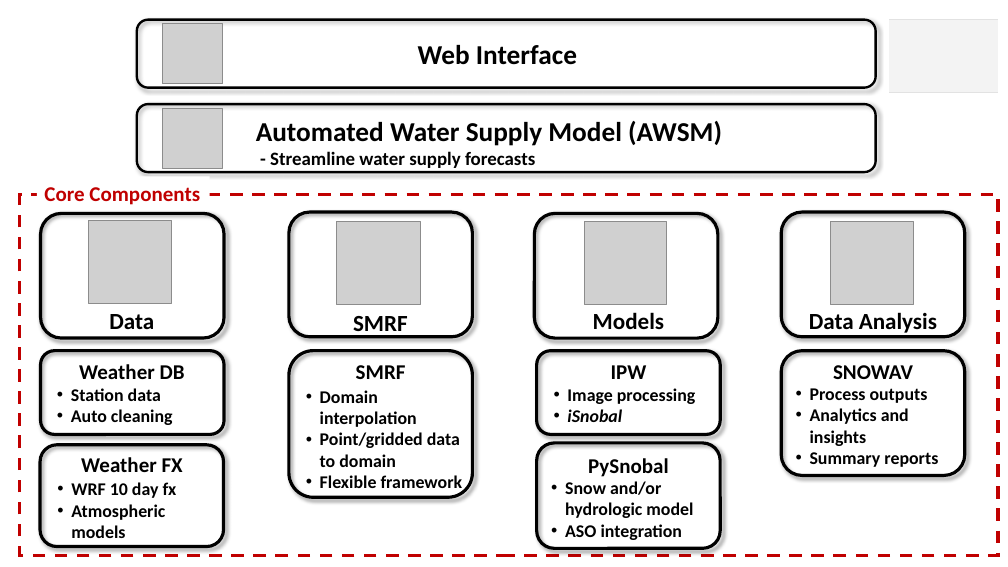
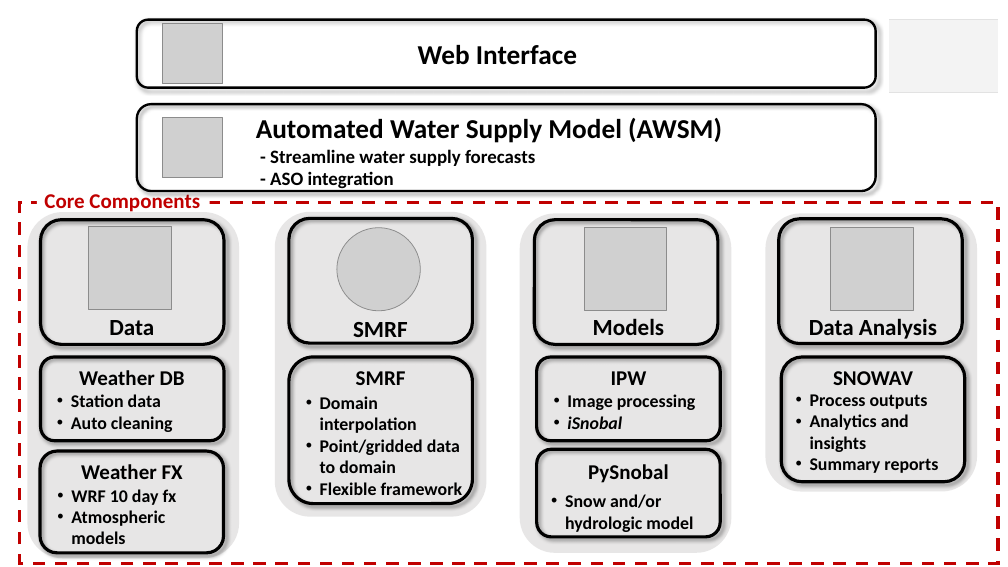
Before and after one commit to USDA-ARS-NWRC/repo_summaries, a slide deck: slide 1 of ModelSystemOverview.pptx. Drawn at 1008x567 pixels with LibreOffice and Linux fonts; fonts in the diff are those of the drawing; grey boxes stand for pictures. Boxes give left, top, right and bottom in pixels: in the first picture for what was removed or moved away, otherwise in the second. Text is boxed around its words. In the diff, an @@ line names an element or a change of style, - is before the commit and + after.

Commit message:
some more formatting, moved ASO integration up to the awsm box

```diff
--- a/ModelSystemOverview.pptx
+++ b/ModelSystemOverview.pptx
@@ rounded rectangle: place and size @@
-rounded rectangle at <box>137,104,876,172</box>
+rounded rectangle at <box>137,104,876,191</box>
@@ text at <box>270,171,394,191</box>: paragraph added @@
+- ASO integration
@@ 2 rectangles, 1 picture: place and size @@
-2 rectangles, 1 picture at <box>20,108,998,555</box>
+2 rectangles, 1 picture at <box>20,117,998,563</box>
@@ rounded rectangle added at <box>27,212,239,558</box>, fill #D0CECE at 50% opacity @@
@@ rounded rectangle added at <box>275,212,487,516</box>, fill #D0CECE at 50% opacity @@
@@ rounded rectangle added at <box>520,213,731,553</box>, fill #D0CECE at 50% opacity @@
@@ rounded rectangle added at <box>765,213,977,492</box>, fill #D0CECE at 50% opacity @@
@@ 15 texts, 9 rounded rectangles, 4 pictures: place and size @@
-15 texts, 9 rounded rectangles, 4 pictures at <box>40,212,965,547</box>
+15 texts, 9 rounded rectangles, 4 pictures at <box>40,219,965,554</box>
@@ rounded rectangle: place and size @@
-rounded rectangle at <box>537,443,721,548</box>
+rounded rectangle at <box>537,449,721,537</box>
@@ text "Snow and/or hydrologic model": place and size @@
-text "Snow and/or hydrologic model" at <box>565,481,693,540</box>
+text "Snow and/or hydrologic model" at <box>565,494,693,532</box>
@@ text at <box>565,524,683,540</box>: paragraph removed @@
-• ASO integration
```
